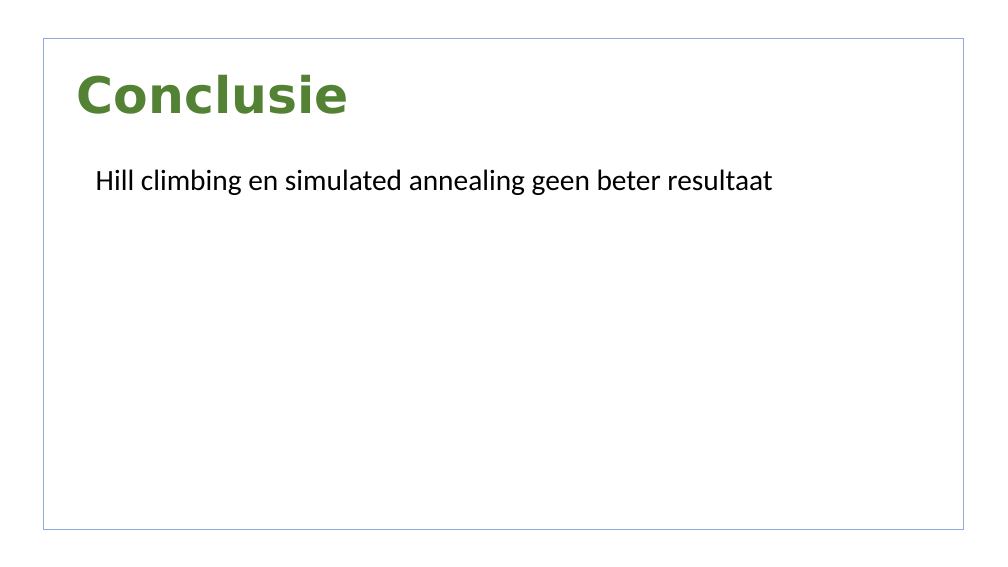
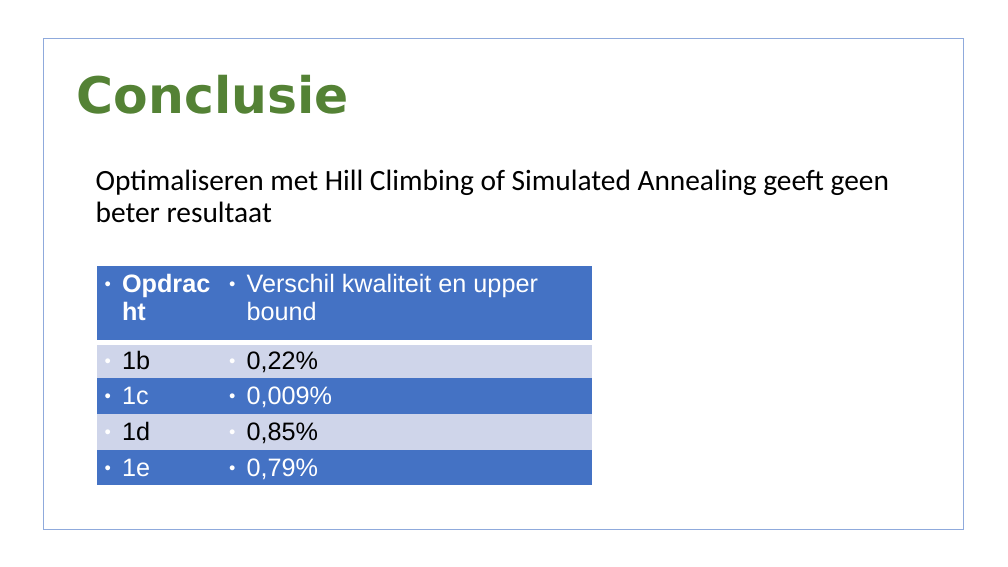
Before and after one commit to lisa259/RailNL, a slide deck: slide 17 of presentaties/Presentation 4.odp. Drawn at 1008x567 pixels with LibreOffice and Linux fonts; fonts in the diff are those of the drawing; background and template pictures are left out. Boxes give left, top, right and bottom in pixels: in the first picture for what was removed or moved away, otherwise in the second. Text is boxed around its words. In the diff, an @@ line names an element or a change of style, - is before the commit and + after.

```diff
--- a/presentaties/Presentation 4.odp
+++ b/presentaties/Presentation 4.odp
@@ text at [96,169,889,223]: text changed @@
-• Hill climbing en simulated annealing geen beter resultaat
+• Optimaliseren met Hill Climbing of Simulated Annealing geeft geen beter resultaat
@@ table added at [97,266,592,484], 5 rows, 2 columns @@
+Opdracht | Verschil kwaliteit en upper bound
+1b | 0,22%
+1c | 0,009%
+1d | 0,85%
+1e | 0,79%
```
Also in this commit, not shown: 12 other slides changed.
